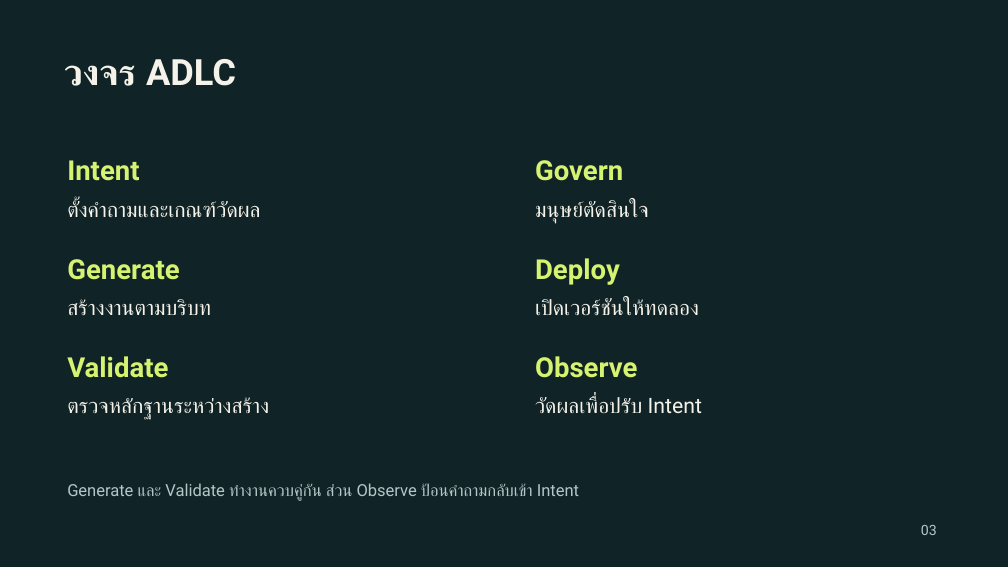
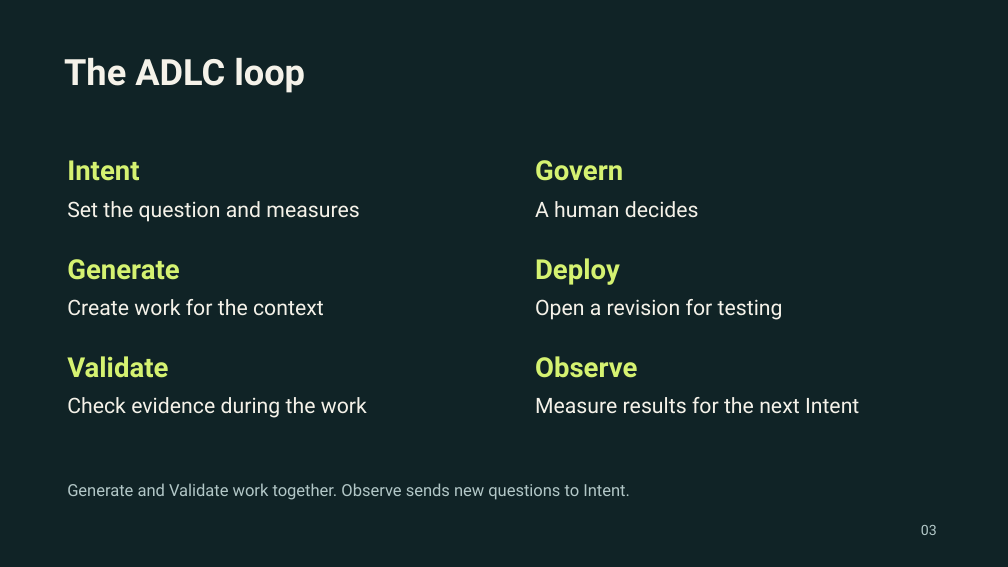
Before and after one commit to sdanutha/ADLC-in-Action, a slide deck: slide 3 of ADLC-in-Action.pptx. Drawn at 1008x567 pixels with LibreOffice and Linux fonts; fonts in the diff are those of the drawing. Boxes give left, top, right and bottom in pixels: in the first picture for what was removed or moved away, otherwise in the second. Text is boxed around its words. In the diff, an @@ line names an element or a change of style, - is before the commit and + after.

```diff
--- a/ADLC-in-Action.pptx
+++ b/ADLC-in-Action.pptx
@@ text at box(64, 58, 305, 93): text changed @@
-วงจร ADLC
+The ADLC loop
@@ text at box(67, 201, 359, 222): text changed @@
-ตั้งคำถามและเกณฑ์วัดผล
+Set the question and measures
@@ text at box(535, 201, 699, 217): text changed @@
-มนุษย์ตัดสินใจ
+A human decides
@@ text at box(67, 299, 324, 316): text changed @@
-สร้างงานตามบริบท
+Create work for the context
@@ text at box(535, 299, 783, 320): text changed @@
-เปิดเวอร์ชันให้ทดลอง
+Open a revision for testing
@@ text at box(67, 397, 367, 418): text changed @@
-ตรวจหลักฐานระหว่างสร้าง
+Check evidence during the work
@@ text at box(535, 397, 859, 414): text changed @@
-วัดผลเพื่อปรับ Intent
+Measure results for the next Intent
@@ text at box(67, 483, 630, 500): text changed @@
-Generate และ Validate ทำงานควบคู่กัน ส่วน Observe ป้อนคำถามกลับเข้า Intent
+Generate and Validate work together. Observe sends new questions to Intent.
```
Also in this commit, not shown: 9 other slides changed, 8 slides added, 8 slides removed, 1 other file.
